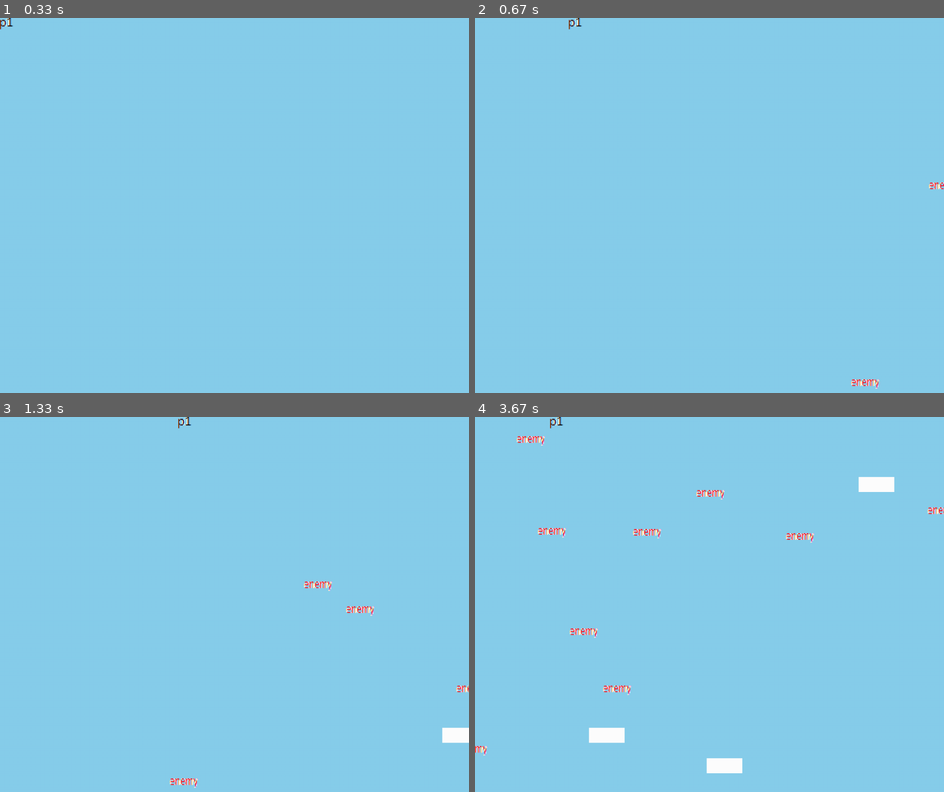
Above: before the commit, frames 1-4 (two rows, left to right).
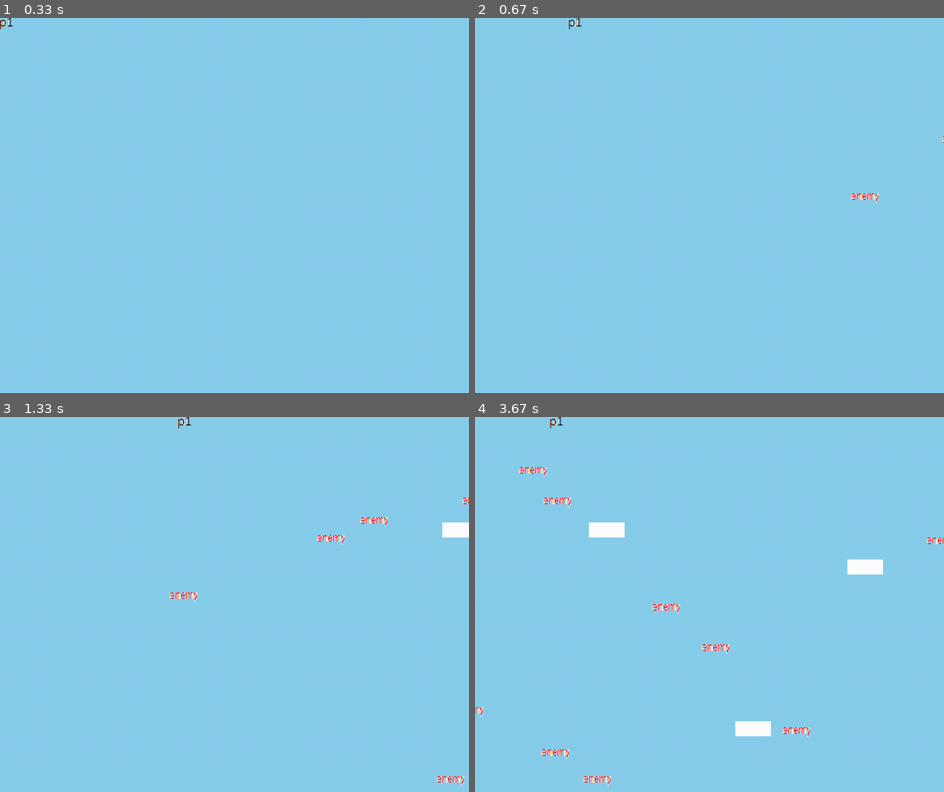
Above: after the commit, the same moments.

Repository: Casserole97/NEA
Game: pygame game, started from pygame_test.py
Same seed, same stepped clock (60 frames per second), same inputs: the game is played once before the commit and once after it.
Inputs:
- Up to frame 1 (0.33 s): no input
- Up to frame 2 (0.67 s): hold Right from 0.33 s (still down)
- Up to frame 3 (1.33 s): release Right at 0.8 s; hold Up 0.83-1.13 s; hold Right from 1.17 s (still down)
- Up to frame 4 (3.67 s): release Right at 1.63 s; hold Left 1.67-2.2 s; hold Left 2.57-2.97 s; hold Right from 3.4 s (still down)

Frame 1 is identical in both runs. In frame 2, 0.2% of the frame differs, in the area x 80-100%, y 31-99%; in frame 3, 1.2%; in frame 4, 3.3%, in the area x 0-100%, y 5-99%.

Commit message:
Used auto format on pygame_test.py

Diff:
--- a/pygame_test.py
+++ b/pygame_test.py
@@ -1,27 +1,30 @@
-#https://coderslegacy.com/python/python-pygame-tutorial/
-#https://realpython.com/pygame-a-primer/
+# https://coderslegacy.com/python/python-pygame-tutorial/
+# https://realpython.com/pygame-a-primer/
 
-import pygame, random
+import pygame
+import random
 pygame.init()
 
-#Declaring variables
+# Declaring variables
 MAX_WIDTH = 1000
 MAX_HEIGHT = 800
 
 BLACK = (0, 0, 0)
 WHITE = (255, 255, 255)
 
-#Creating enemy and cloud spawning events and making them appear every interval
+# Creating enemy and cloud spawning events and making them appear every interval
 ADDENEMY = pygame.USEREVENT + 1
 pygame.time.set_timer(ADDENEMY, 250)
 ADDCLOUD = pygame.USEREVENT + 2
 pygame.time.set_timer(ADDCLOUD, 1000)
 
-#Creating surface to draw on
+# Creating surface to draw on
 display_surface = pygame.display.set_mode((MAX_WIDTH, MAX_HEIGHT))
 display_surface.fill(WHITE)
 
-#Player class
+# Player class
+
+
 class Player(pygame.sprite.Sprite):
     def __init__(self):
         super().__init__()
@@ -29,10 +32,10 @@
         self.surf.set_colorkey(WHITE, pygame.RLEACCEL)
         self.rect = self.surf.get_rect()
 
-    #Checks pressed keys and moves accordingly
+    # Checks pressed keys and moves accordingly
     def update(self, pressed_keys):
         speed = 10
-        #Updates player's position by speed depending on the button press
+        # Updates player's position by speed depending on the button press
         if pressed_keys[pygame.K_UP]:
             self.rect.move_ip(0, -speed)
         if pressed_keys[pygame.K_DOWN]:
@@ -42,7 +45,7 @@
         if pressed_keys[pygame.K_RIGHT]:
             self.rect.move_ip(speed, 0)
 
-        #Prevents out of bounds movement
+        # Prevents out of bounds movement
         if self.rect.left < 0:
             self.rect.left = 0
         if self.rect.right > MAX_WIDTH:
@@ -52,13 +55,16 @@
         if self.rect.bottom > MAX_HEIGHT:
             self.rect.bottom = MAX_HEIGHT
 
-#Enemy class
+# Enemy class
+
+
 class Enemy(pygame.sprite.Sprite):
     def __init__(self):
         super().__init__()
         self.surf = pygame.image.load("misc/texture_enemy.png").convert()
         self.surf.set_colorkey((255, 255, 255), pygame.RLEACCEL)
-        self.rect = self.surf.get_rect(center=(random.randint(MAX_WIDTH + 20, MAX_WIDTH + 100), random.randint(0, MAX_HEIGHT)))
+        self.rect = self.surf.get_rect(center=(random.randint(
+            MAX_WIDTH + 20, MAX_WIDTH + 100), random.randint(0, MAX_HEIGHT)))
         self.speed = random.randint(5, 20)
 
     # Move the sprite based on speed
@@ -68,18 +74,21 @@
         if self.rect.right < 0:
             self.kill()
 
+
 class Cloud(pygame.sprite.Sprite):
     def __init__(self):
         super().__init__()
         self.surf = pygame.image.load("misc/texture_cloud.png").convert()
         self.surf.set_colorkey(BLACK, pygame.RLEACCEL)
         # The starting position is randomly generated
-        self.rect = self.surf.get_rect(center=(random.randint(MAX_WIDTH + 20, MAX_WIDTH + 100), random.randint(0, MAX_HEIGHT)))
+        self.rect = self.surf.get_rect(center=(random.randint(
+            MAX_WIDTH + 20, MAX_WIDTH + 100), random.randint(0, MAX_HEIGHT)))
 
     def update(self):
         self.rect.move_ip(-5, 0)
         if self.rect.right < 0:
             self.kill()
+
 
 p1 = Player()
 enemies = pygame.sprite.Group()
@@ -89,50 +98,50 @@
 
 clock = pygame.time.Clock()
 
-#Game loop
+# Game loop
 running = True
 while running:
-    #Event handler
+    # Event handler
     for event in pygame.event.get():
         if event.type == pygame.KEYDOWN:
             if event.key == pygame.K_ESCAPE:
                 running = False
         elif event.type == pygame.QUIT:
             running = False
-        #Custom event, adds an enemy to two groups
+        # Custom event, adds an enemy to two groups
         elif event.type == ADDENEMY:
             new_enemy = Enemy()
             enemies.add(new_enemy)
             all_sprites.add(new_enemy)
-        #Custom event, adds a cloud to two groups
+        # Custom event, adds a cloud to two groups
         elif event.type == ADDCLOUD:
             new_cloud = Cloud()
             clouds.add(new_cloud)
             all_sprites.add(new_cloud)
 
-    #Updates the character's position
+    # Updates the character's position
     pressed_keys = pygame.key.get_pressed()
     p1.update(pressed_keys)
 
-    #Checks for collisions between the character and any enemies
+    # Checks for collisions between the character and any enemies
     if pygame.sprite.spritecollideany(p1, enemies):
         running = False
 
-    #Fills everything with a color
+    # Fills everything with a color
     display_surface.fill(pygame.Color("skyblue"))
 
-    #Draws all sprites on the screen
+    # Draws all sprites on the screen
     for entity in all_sprites:
         display_surface.blit(entity.surf, entity.rect)
 
-    #Updates the cloud and enemy positions
+    # Updates the cloud and enemy positions
     clouds.update()
     enemies.update()
 
-    #Draws everything on the screen
+    # Draws everything on the screen
     pygame.display.flip()
 
-    #Sets FPS
+    # Sets FPS
     clock.tick(60)
 
 pygame.quit()
